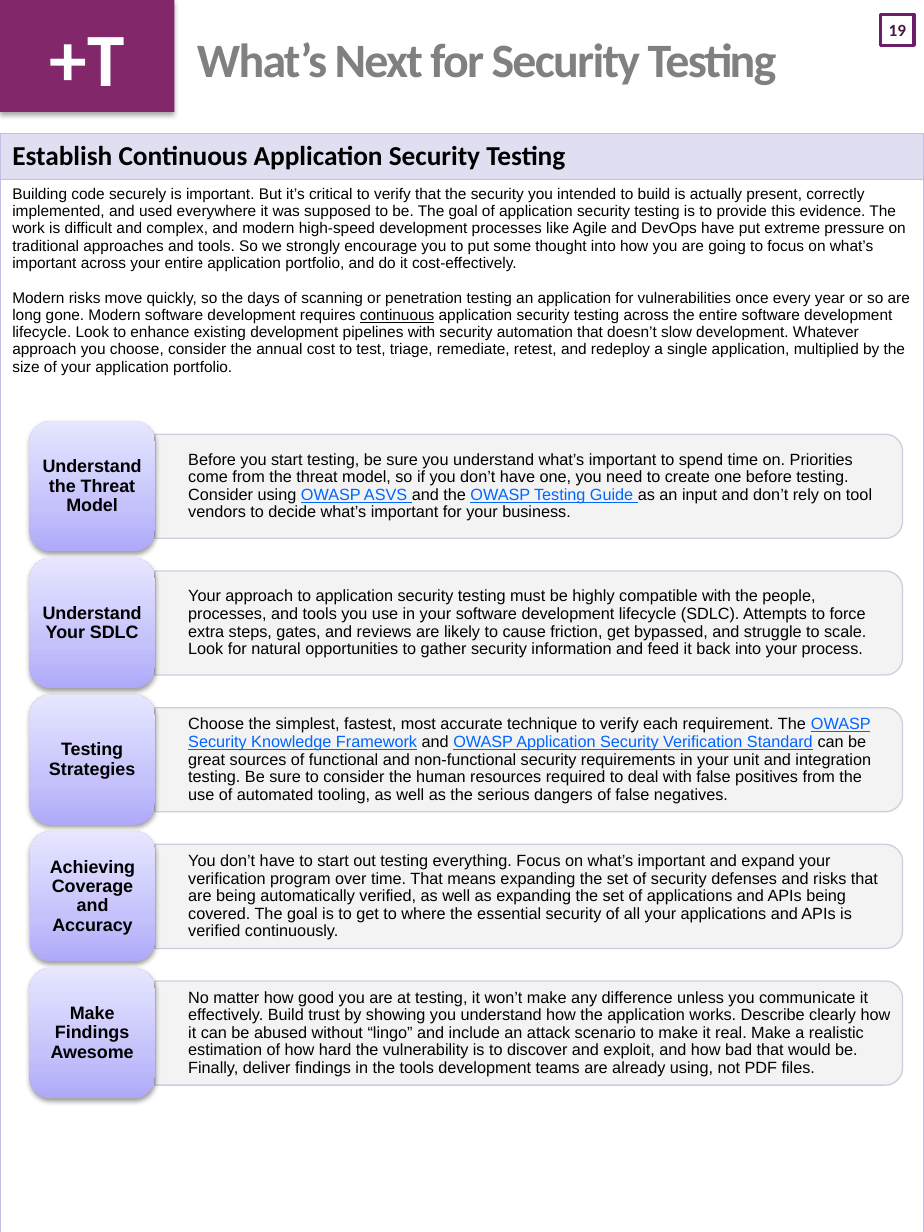
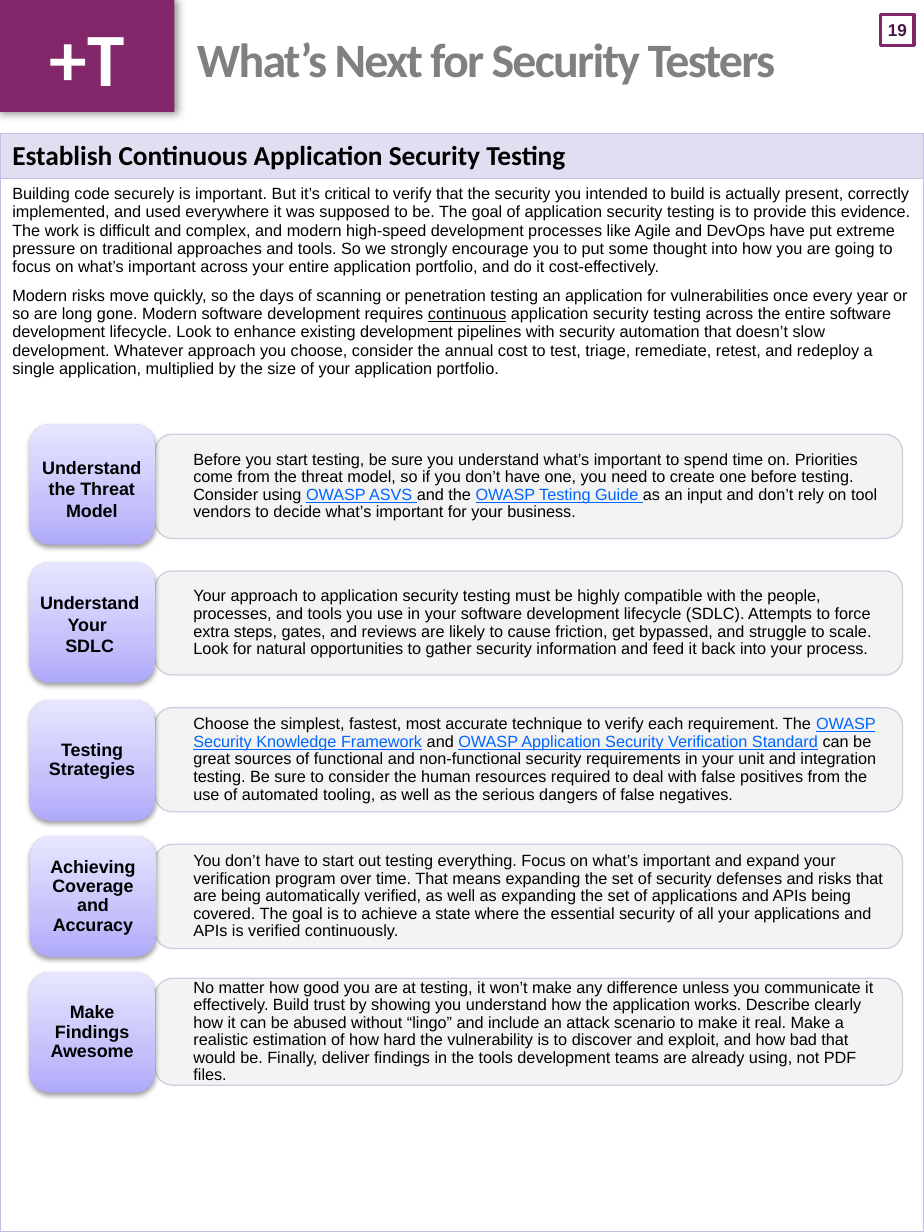
Before and after one commit to OWASP/Top10, a slide deck: slide 20 of 2017/OWASP Top 10 2017 GM (en).pptx. Drawn at 924x1232 pixels with LibreOffice and Linux fonts; fonts in the diff are those of the drawing. Boxes give left, top, right and bottom in pixels: in the first picture for what was removed or moved away, otherwise in the second. Text is boxed around its words. In the diff, an @@ line names an element or a change of style, - is before the commit and + after.

Commit message:
OWASP Top 10 2017 Golden Master
Regenerate final Golden Master docx, PDF, html, upload latest PPTX, etc.
General tidy up of Markdown.

```diff
--- a/2017/OWASP Top 10 2017 GM (en).pptx
+++ b/2017/OWASP Top 10 2017 GM (en).pptx
@@ text "+T" at box(0, 0, 175, 112): shadow changed @@
@@ page number at box(881, 15, 915, 46): font Calibri to Arial; outline #6D1D6B 2 pt to #83276B 2 pt @@
@@ title at box(197, 42, 776, 85): text changed @@
-What’s Next for Security Testing
+What’s Next for Security Testers
@@ table at box(0, 133, 924, 1232) @@
@@ size 9 to 9.5 pt @@
@@ more space between paragraphs @@
@@ text added at box(42, 461, 141, 517), 10.5 pt, text #000000, bold @@
+Understand the Threat Model
@@ text added at box(40, 596, 139, 652), 10.5 pt, text #000000, bold @@
+Understand Your
+SDLC
@@ group removed at box(30, 421, 903, 1099): 10 freeform shapes @@
-  Before you start testing, be sure you understand what’s important to spend time on. Priorities come from the threat model, so if you don’t have one, you need to create one before testing. Consider using OWASP ASVS and the OWASP Testing Guide as an input and don’t rely on tool vendors to decide what’s important for your business.
-Understand the Threat Model
-  Your approach to application security testing must be highly compatible with the people, processes, and tools you use in your software development lifecycle (SDLC). Attempts to force extra steps, gates, and reviews are likely to cause friction, get bypassed, and struggle to scale. Look for natural opportunities to gather security information and feed it back into your process.
-Understand Your SDLC
-  Choose the simplest, fastest, most accurate technique to verify each requirement. The OWASP Security Knowledge Framework and OWASP Application Security Verification Standard can be great sources of functional and non-functional security requirements in your unit and integration testing. Be sure to consider the human resources required to deal with false positives from the use of automated tooling, as well as the serious dangers of false negatives.
-Testing Strategies
-  You don’t have to start out testing everything. Focus on what’s important and expand your verification program over time. That means expanding the set of security defenses and risks that are being automatically verified, as well as expanding the set of applications and APIs being covered. The goal is to get to where the essential security of all your applications and APIs is verified continuously.
-Achieving Coverage and Accuracy
-  No matter how good you are at testing, it won’t make any difference unless you communicate it effectively. Build trust by showing you understand how the application works. Describe clearly how it can be abused without “lingo” and include an attack scenario to make it real. Make a realistic estimation of how hard the vulnerability is to discover and exploit, and how bad that would be. Finally, deliver findings in the tools development teams are already using, not PDF files.
-Make Findings Awesome
@@ group added at box(30, 425, 903, 1093): 10 rounded rectangles @@
+  Before you start testing, be sure you understand what’s important to spend time on. Priorities come from the threat model, so if you don’t have one, you need to create one before testing. Consider using OWASP ASVS and the OWASP Testing Guide as an input and don’t rely on tool vendors to decide what’s important for your business.
+  Your approach to application security testing must be highly compatible with the people, processes, and tools you use in your software development lifecycle (SDLC). Attempts to force extra steps, gates, and reviews are likely to cause friction, get bypassed, and struggle to scale. Look for natural opportunities to gather security information and feed it back into your process.
+  Choose the simplest, fastest, most accurate technique to verify each requirement. The OWASP Security Knowledge Framework and OWASP Application Security Verification Standard can be great sources of functional and non-functional security requirements in your unit and integration testing. Be sure to consider the human resources required to deal with false positives from the use of automated tooling, as well as the serious dangers of false negatives.
+Testing Strategies
+  You don’t have to start out testing everything. Focus on what’s important and expand your verification program over time. That means expanding the set of security defenses and risks that are being automatically verified, as well as expanding the set of applications and APIs being covered. The goal is to achieve a state where the essential security of all your applications and APIs is verified continuously.
+Achieving Coverage and Accuracy
+  No matter how good you are at testing, it won’t make any difference unless you communicate it effectively. Build trust by showing you understand how the application works. Describe clearly how it can be abused without “lingo” and include an attack scenario to make it real. Make a realistic estimation of how hard the vulnerability is to discover and exploit, and how bad that would be. Finally, deliver findings in the tools development teams are already using, not PDF files.
+Make Findings Awesome
```
Also in this commit, not shown: 26 other slides changed, 22 other files.
